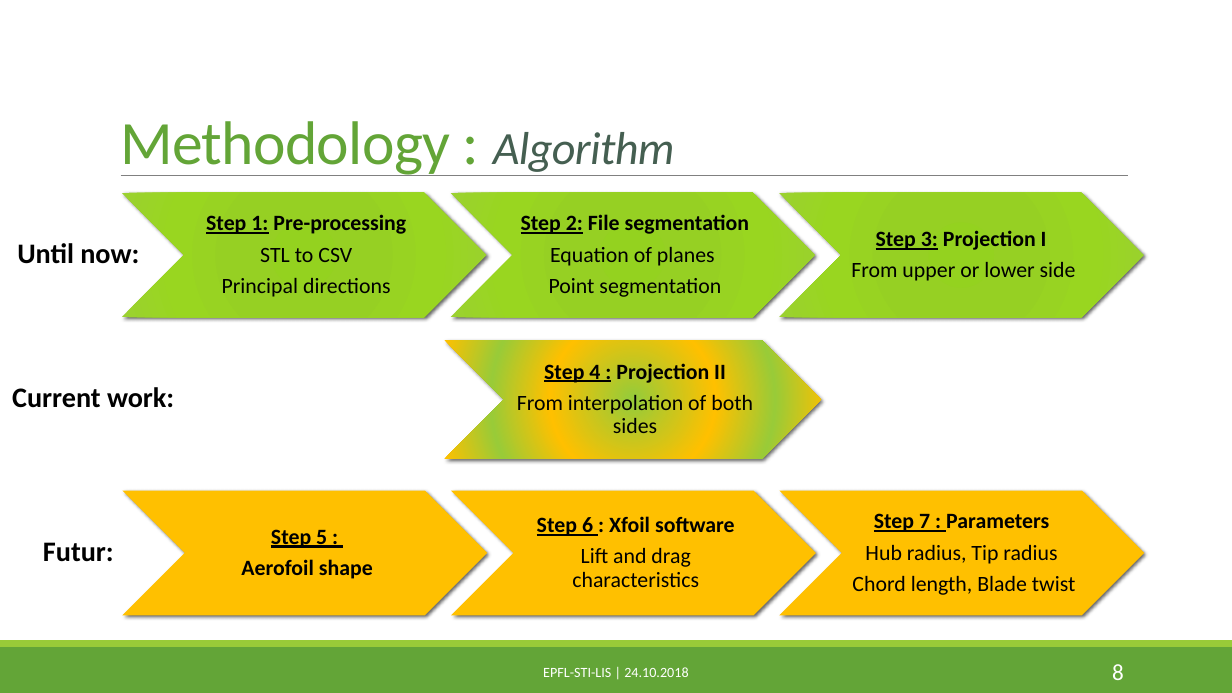
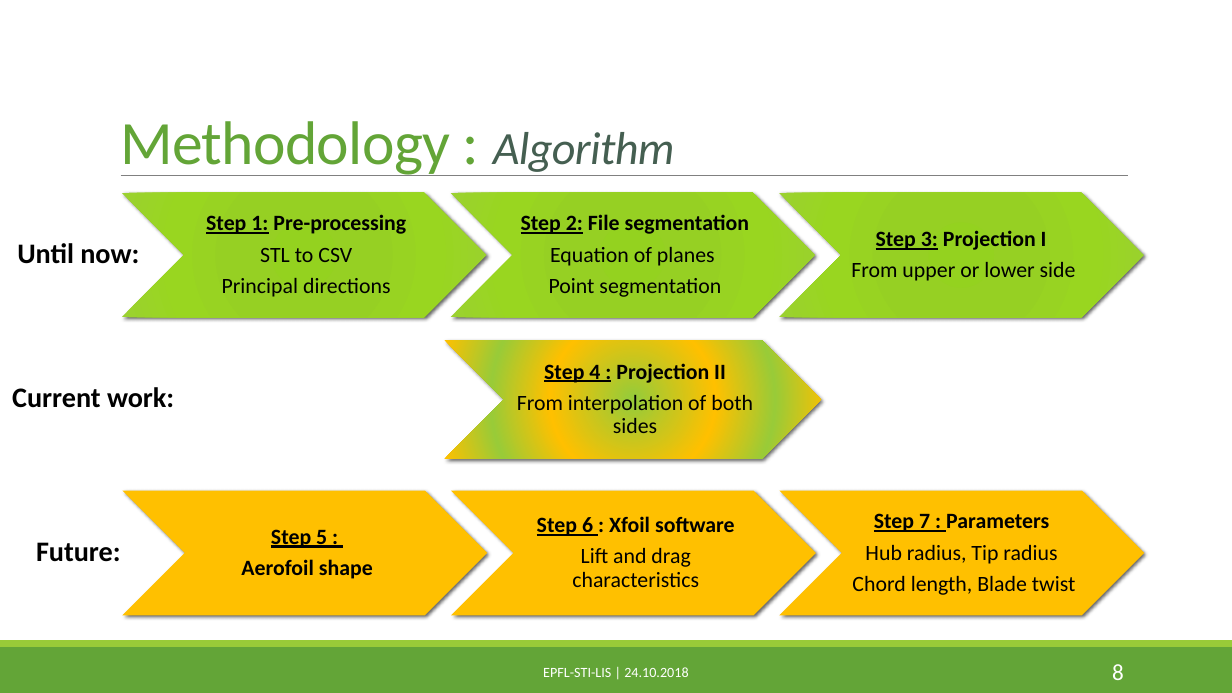
Before and after one commit to PaulineMauryL/PropellerProject, a slide deck: slide 8 of MIDTERM.pptx. Drawn at 1232x693 pixels with LibreOffice and Linux fonts; fonts in the diff are those of the drawing. Boxes give left, top, right and bottom in pixels: in the first picture for what was removed or moved away, otherwise in the second. Text is boxed around its words. In the diff, an @@ line names an element or a change of style, - is before the commit and + after.

```diff
--- a/MIDTERM.pptx
+++ b/MIDTERM.pptx
@@ text at bbox=[36, 542, 121, 562]: text changed @@
-Futur:
+Future:
```
Also in this commit, not shown: 10 other slides changed, 26 other files.
